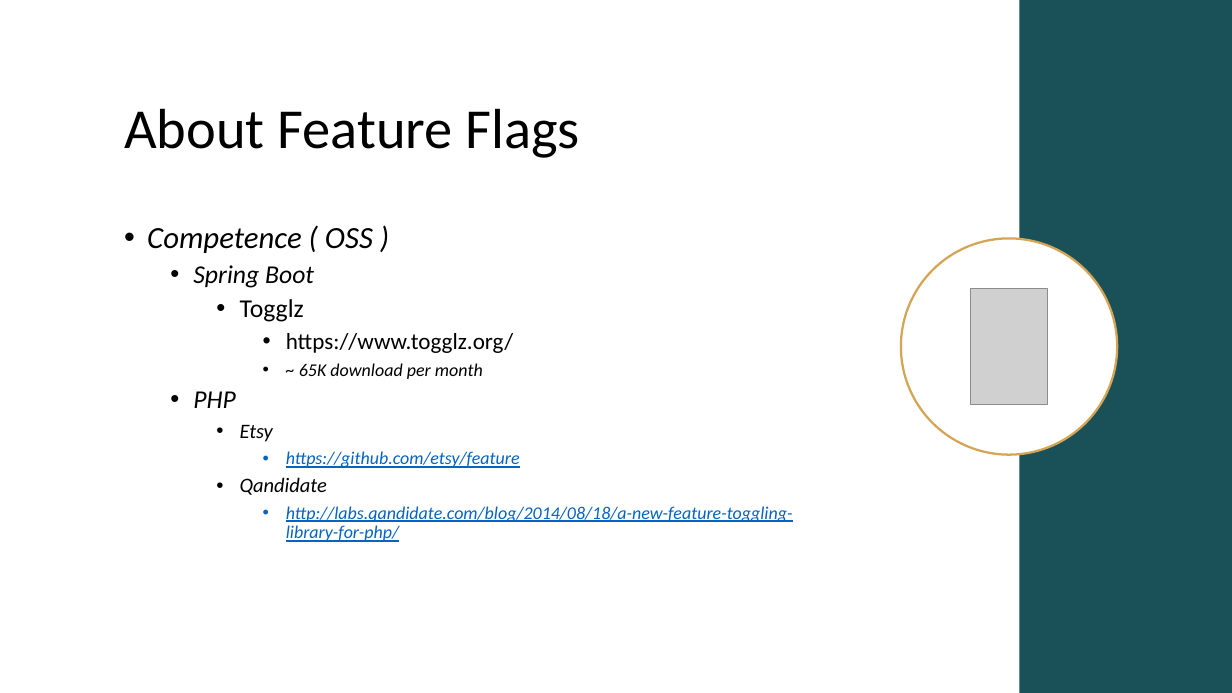
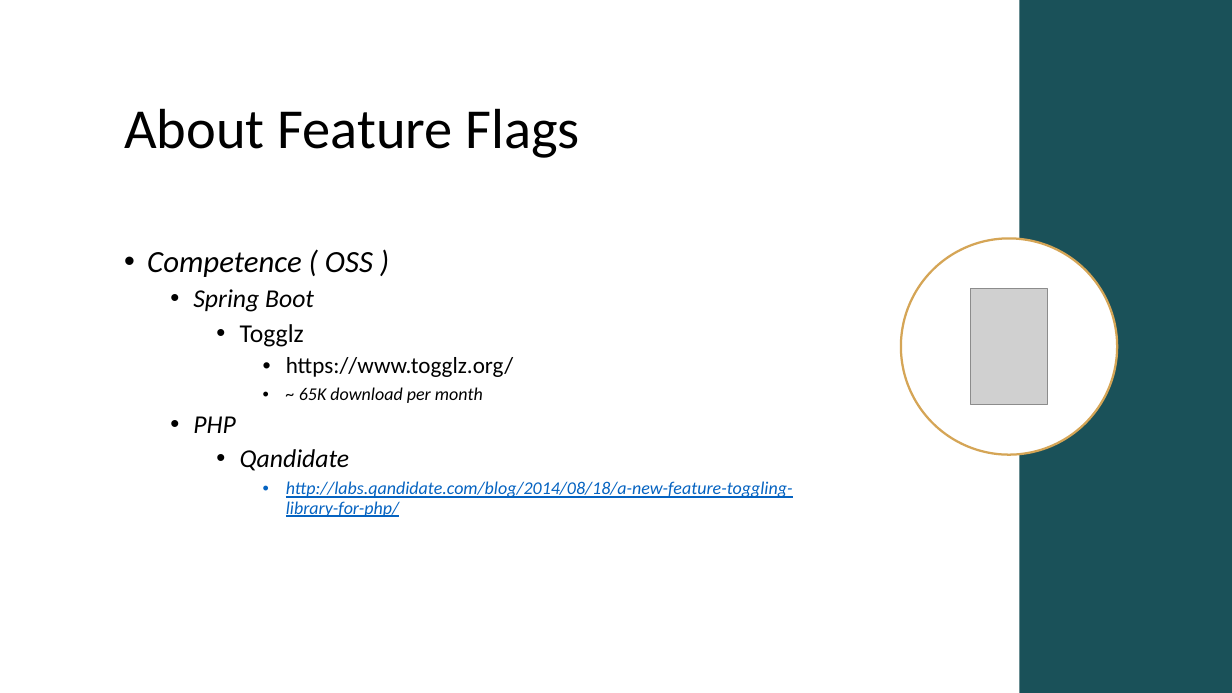
Before and after one commit to Xabaril/Esquio, a slide deck: slide 5 of docs/slides/esquio-overview-101.pptx. Drawn at 1232x693 pixels with LibreOffice and Linux fonts; fonts in the diff are those of the drawing; grey boxes stand for pictures. Boxes give left, top, right and bottom in pixels: in the first picture for what was removed or moved away, otherwise in the second. Text is boxed around its words. In the diff, an @@ line names an element or a change of style, - is before the commit and + after.

```diff
--- a/docs/slides/esquio-overview-101.pptx
+++ b/docs/slides/esquio-overview-101.pptx
@@ text at (240,425,520,468): paragraphs removed @@
-    • Etsy
-      • https://github.com/etsy/feature
@@ text at (240,449,350,471): size 16 to 20 pt in "Qandidate" @@
```
Also in this commit, not shown: 5 other slides changed, 3 slides added.
